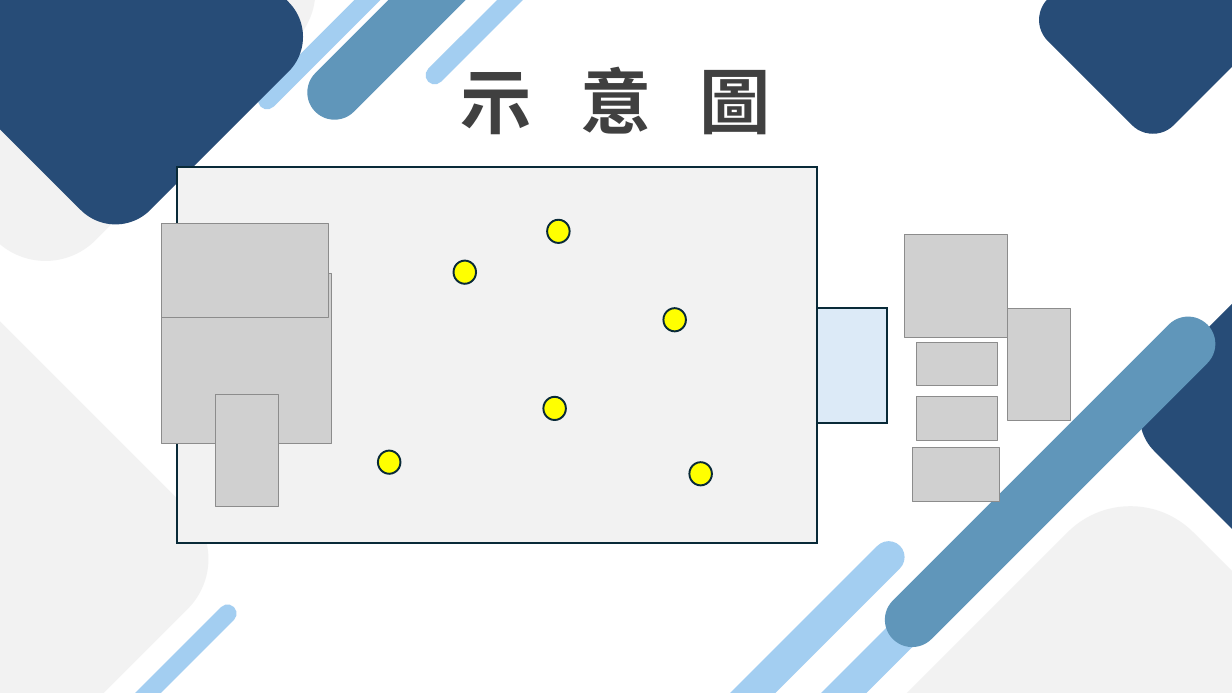
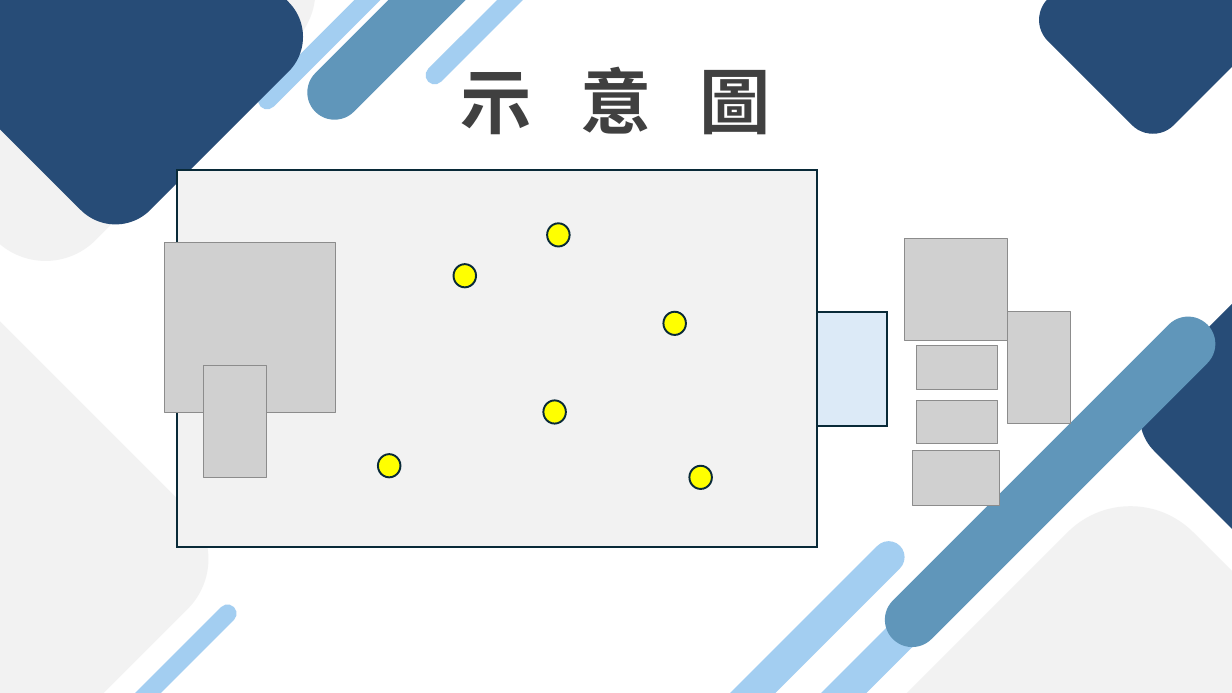
Before and after one commit to kerry96164/2024-EOS-FinalProject, a slide deck: slide 5 of final_project.pptx. Drawn at 1232x693 pixels with LibreOffice and Linux fonts; fonts in the diff are those of the drawing; grey boxes stand for pictures. Boxes give left, top, right and bottom in pixels: in the first picture for what was removed or moved away, otherwise in the second. Text is boxed around its words. In the diff, an @@ line names an element or a change of style, - is before the commit and + after.

```diff
--- a/final_project.pptx
+++ b/final_project.pptx
@@ picture removed at [162, 224, 329, 318] @@
@@ picture: place and size @@
-picture at [161, 274, 331, 444]
+picture at [165, 242, 335, 412]
@@ picture: place and size @@
-picture at [215, 395, 279, 506]
+picture at [203, 365, 267, 477]
@@ 4 pictures, 4 ellipses, 1 rectangle: place and size @@
-4 pictures, 4 ellipses, 1 rectangle at [177, 166, 1007, 543]
+4 pictures, 4 ellipses, 1 rectangle at [177, 170, 1007, 546]
```
Also in this commit, not shown: 8 other slides changed, 3 other files.
